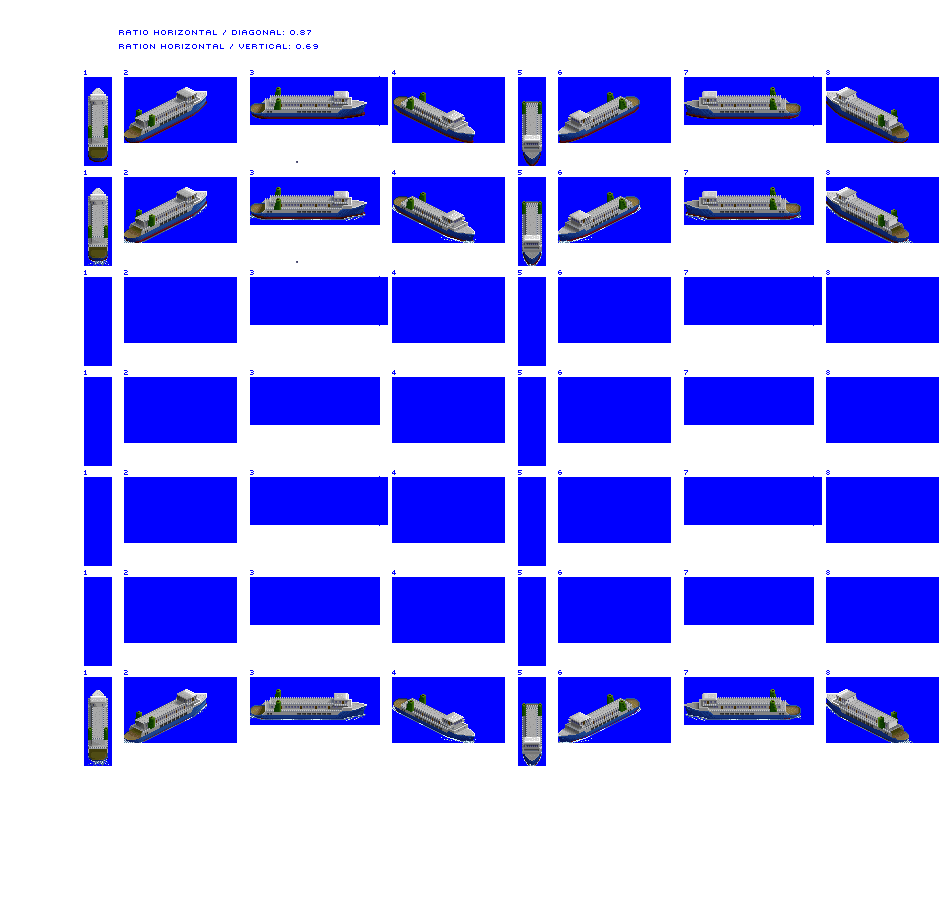
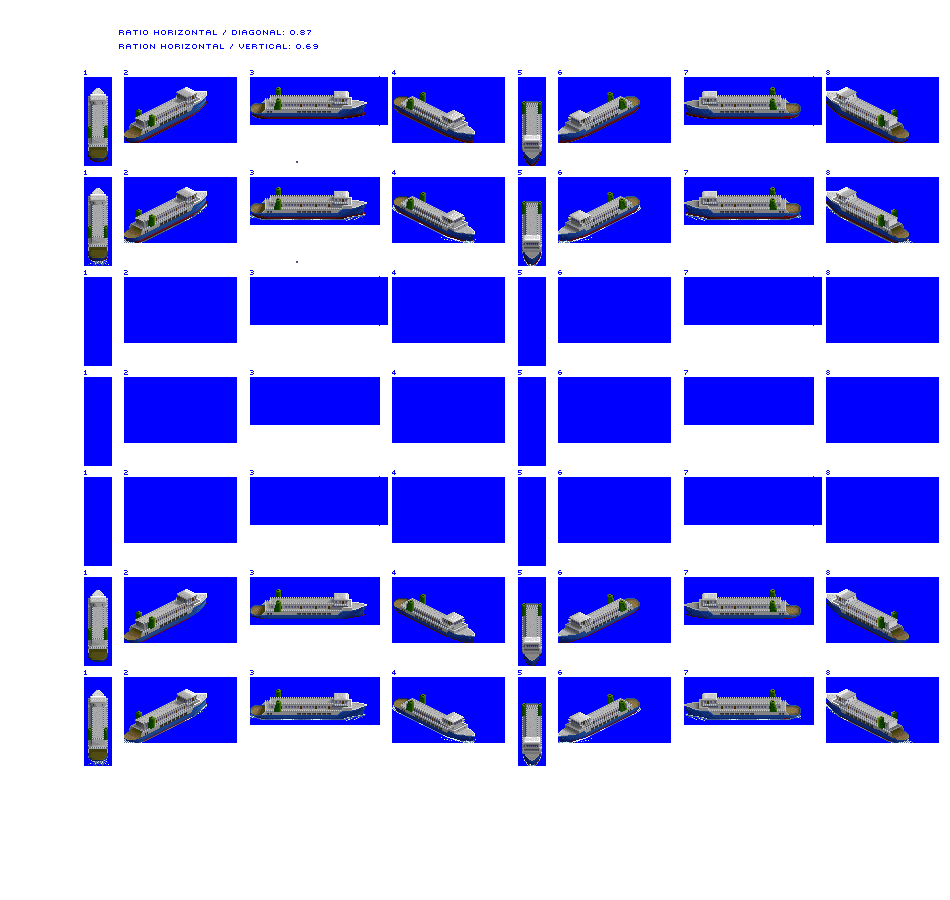
Layer changes from the first w=950, h=900 image to the second:
painted on "Vehicle Ferry loaded" over [88, 589, 909, 666]
